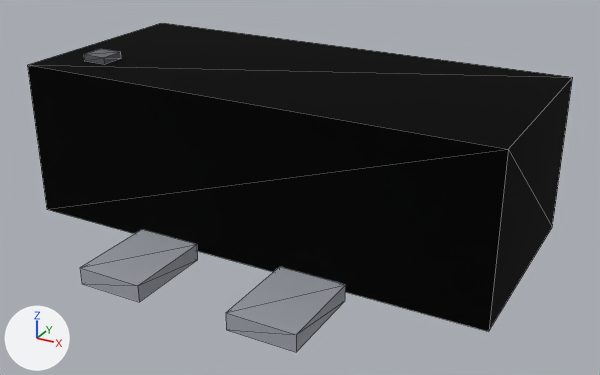
Two versions of the glTF model parts/npn-l8050-sot23/npn-l8050-sot23.glb, one commit apart.
Both versions are drawn from a camera (50 mm lens) standing at (0.0023, -0.0041, 0.00233) and looking at (0.00008, -0.00006, 0.00031). Arrows for +X, +Y and +Z are at lower left; the lights stay in place. The first picture is the older version. Mesh edges are drawn as thin lines. Where no turn or scale is listed for an object, it has been applied to the vertices. Vertices at exactly the same position are counted once.

The older version as bpy lines, for what is in view:
```python
mat_mat_0 = principled_material('mat_0')
mat_mat_0.base_color = (0.0103, 0.0103, 0.0103)  # black #1a1a1a
mat_mat_0.metallic = 1.0
mat_mat_0.roughness = 1.0
mat_mat_2 = principled_material('mat_2')
mat_mat_2.base_color = (0.558, 0.578, 0.617)  # light grey #c5c8ce
mat_mat_2.metallic = 1.0
mat_mat_2.roughness = 1.0
me_mesh_0 = bpy.data.meshes.new('Mesh_0')
me_mesh_0.from_pydata(...)  # a box spanning x -0.00145..0.00145, y -0.00065..0.00065, z -0.00048..0.00048
me_mesh_0.materials.append(mat_mat_0)  # black #1a1a1a
me_mesh_2 = bpy.data.meshes.new('Mesh_2')
me_mesh_2.from_pydata(...)  # a box spanning x -0.0002..0.0002, y -0.00027..0.00027, z -0.00005..0.00005; a box spanning x 0.00075..0.00115, y -0.00027..0.00027, z -0.00005..0.00005; a box spanning x 0.00027..0.00068, y 0.00157..0.0021, z -0.00005..0.00005
me_mesh_2.materials.append(mat_mat_2)  # light grey #c5c8ce
ob_mesh_0 = bpy.data.objects.new('Mesh_0', me_mesh_0)
ob_mesh_0.location = (0.0, 0.0, 0.00053)
ob_mesh_2 = bpy.data.objects.new('Mesh_2', me_mesh_2)
ob_mesh_2.location = (-0.000475, -0.000918, 0.00005)
```
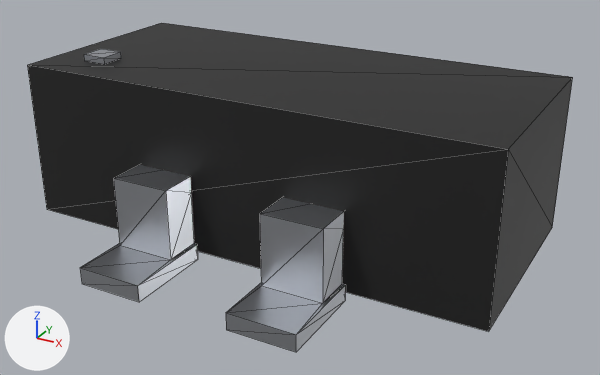
Where the newer file only moved an object's origin or applied its transform, the numbers keep the older frame.

Boxes [x1, y1, x2, y2] around the edits, measured in the pictures (600 x 375 px):
'Mesh_0', surface changed (lighter)
    both: [27, 23, 573, 332]
'Mesh_2', surface changed, reshaped
    before: [80, 229, 346, 352]
    after: [80, 165, 346, 352]
part 1 of me_mesh_2, built on
    before: [80, 229, 345, 335]
    after: [80, 165, 345, 335]

The change, as a diff of the scene's bpy script:
```diff
--- a/parts/npn-l8050-sot23/npn-l8050-sot23.glb.py
+++ b/parts/npn-l8050-sot23/npn-l8050-sot23.glb.py
@@ mat_mat_0 @@
 mat_mat_0.base_color = (0.0103, 0.0103, 0.0103)  # black #1a1a1a
-mat_mat_0.metallic = 1.0
-mat_mat_0.roughness = 1.0
+mat_mat_0.roughness = 0.52
@@ mat_mat_2 @@
 mat_mat_2.metallic = 1.0
-mat_mat_2.roughness = 1.0
+mat_mat_2.roughness = 0.36
@@ me_mesh_2 @@
 # used by ob_mesh_2; location = (-0.000475, -0.000918, 0.00005)
-me_mesh_2.from_pydata(...)  # 24 vertices, 36 faces; spans x -0.0002..0.00115, y -0.00027..0.0021, z -0.00005..0.00005
+me_mesh_2.from_pydata(...)  # 66 vertices, 108 faces; spans x -0.0002..0.00115, y -0.00027..0.0021, z -0.00005..0.00047
+# me_mesh_2 part 1
+# 12 faces are deleted
+# 36 vertices are added at x -0.00018..0.00113, y 0.00004..0.00179, z 0.00005..0.00047
+# 6 new vertices lie (0.0, 0.0, -0.0001) away from vertices in x -0.0002..0.00115, y 0.00027..0.00157, z 0.00005
+# 84 new faces join them
 me_mesh_2.materials.append(mat_mat_2)
```
